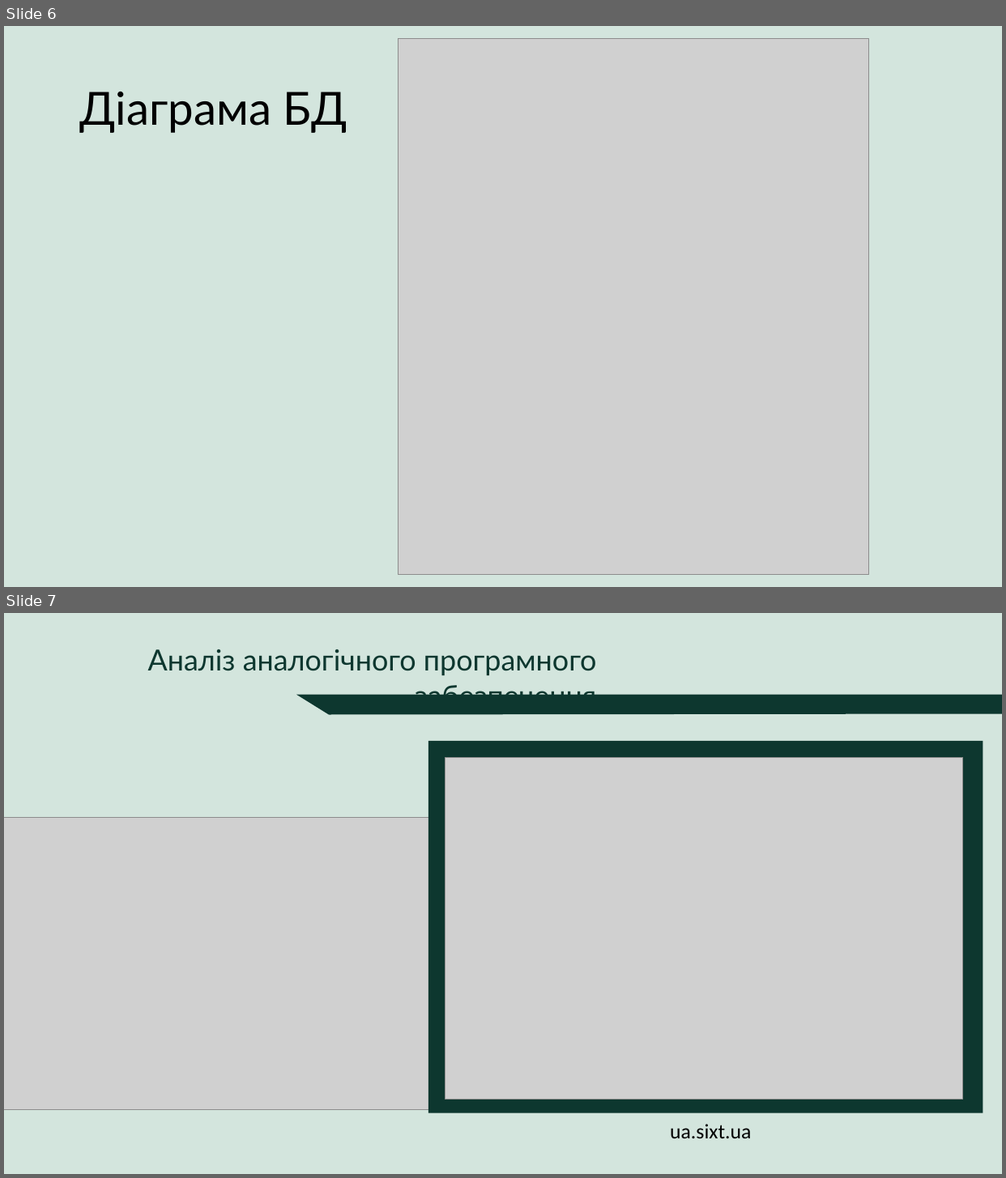
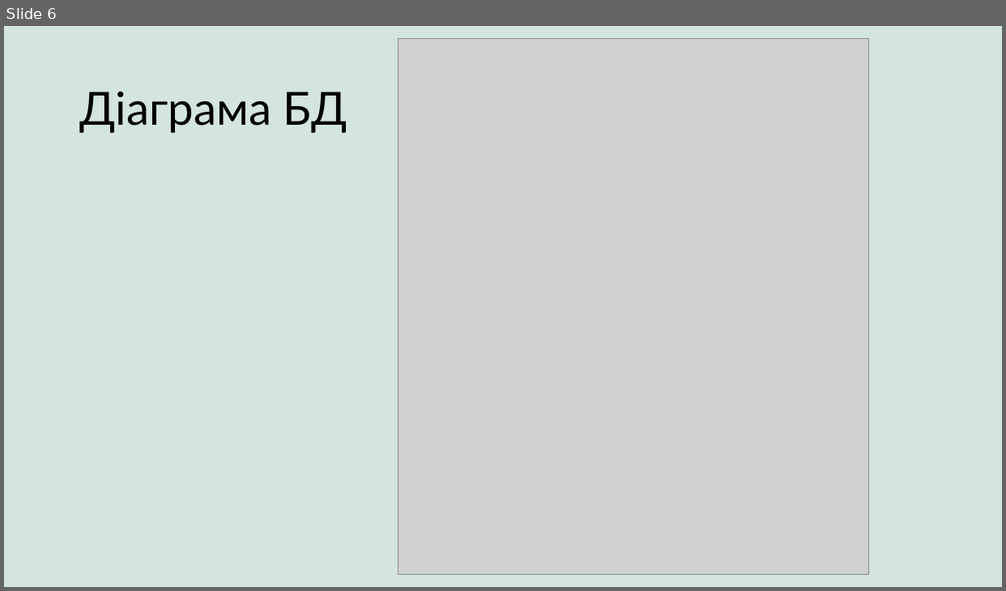
Before and after one commit to OleksandrKoneschuk/Car-Rent, a slide deck: курсова робота.Конещук.pptx. Shown one above the other, each under a label of ours: slides 6 and 7 before the commit, slide 6 after it. The pictures are 1006x1178 and 1006x591 pixels, drawn with LibreOffice and Linux fonts; fonts in the diff are those of the drawing; grey boxes stand for pictures. Boxes give left, top, right and bottom in pixels: in the first picture for what was removed or moved away, otherwise in the second. Text is boxed around its words. In the diff, an @@ line names an element or a change of style, - is before the commit and + after.

```diff
--- a/курсова робота.Конещук.pptx
+++ b/курсова робота.Конещук.pptx
@@ slide 7 removed at (x1=4, y1=613, x2=1002, y2=1174), background #D3E5DD @@
@@ text removed at (x1=148, y1=649, x2=597, y2=695) @@
-Аналіз аналогічного програмного забезпечення
@@ freeform shape removed at (x1=296, y1=695, x2=1002, y2=715) @@
@@ rectangle removed at (x1=428, y1=741, x2=983, y2=1114) @@
@@ picture removed at (x1=445, y1=757, x2=963, y2=1100) @@
@@ picture removed at (x1=4, y1=817, x2=591, y2=1110) @@
@@ text removed at (x1=670, y1=1124, x2=751, y2=1139) @@
-ua.sixt.ua
```
Also in this commit, not shown: 2 slides added, 7 other slides removed, 7 other files.
